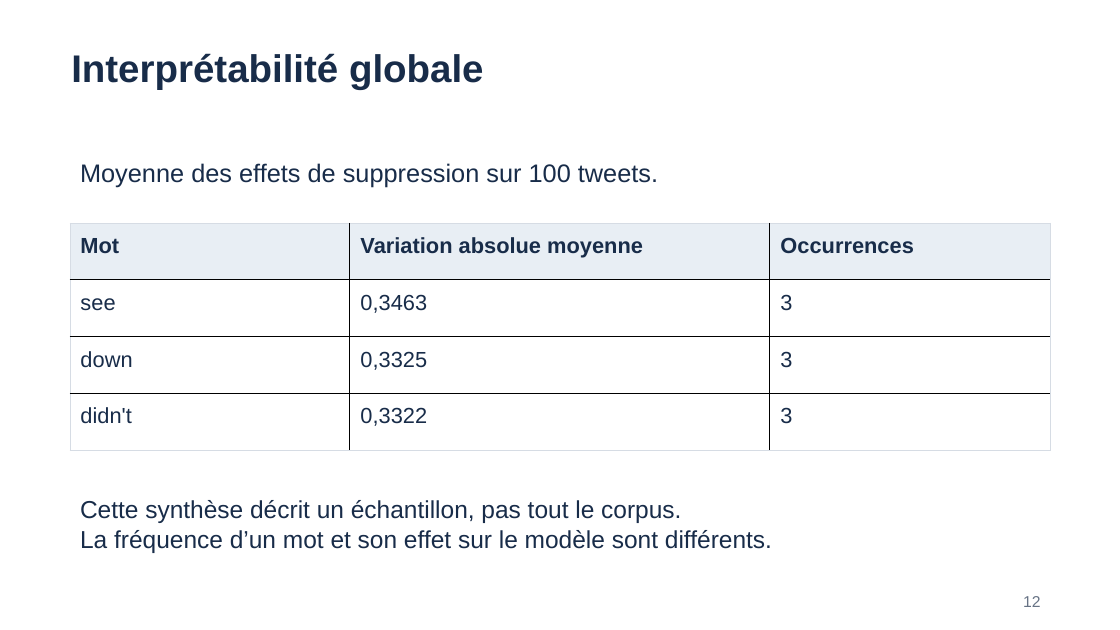
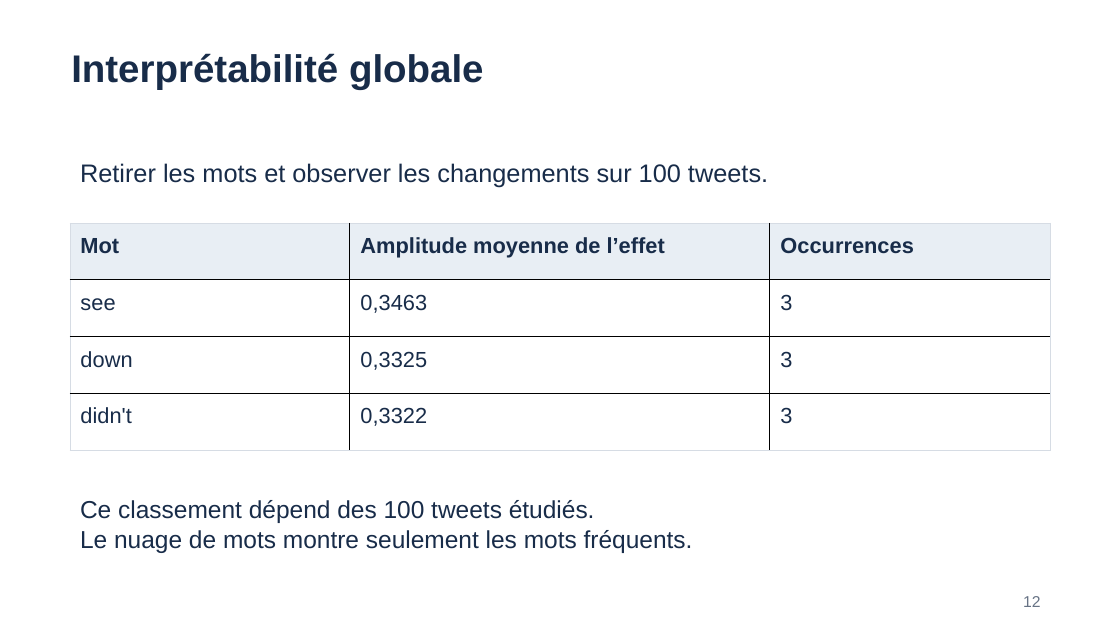
Before and after one commit to CaNaLLx/OpenClassrooms_projet_9, a slide deck: slide 12 of Livrables/CHARDON_Allan_5_presentation_082026.pptx. Drawn at 1120x630 pixels with LibreOffice and Linux fonts; fonts in the diff are those of the drawing. Boxes give left, top, right and bottom in pixels: in the first picture for what was removed or moved away, otherwise in the second. Text is boxed around its words. In the diff, an @@ line names an element or a change of style, - is before the commit and + after.

```diff
--- a/Livrables/CHARDON_Allan_5_presentation_082026.pptx
+++ b/Livrables/CHARDON_Allan_5_presentation_082026.pptx
@@ text at [80,163,768,188]: text changed @@
-Moyenne des effets de suppression sur 100 tweets.
+Retirer les mots et observer les changements sur 100 tweets.
@@ table at [70,223,1049,451] @@
-row 1, column 2: Variation absolue moyenne
+row 1, column 2: Amplitude moyenne de l’effet
@@ text at [80,500,693,553]: text changed @@
-Cette synthèse décrit un échantillon, pas tout le corpus.
-La fréquence d’un mot et son effet sur le modèle sont différents.
+Ce classement dépend des 100 tweets étudiés.
+Le nuage de mots montre seulement les mots fréquents.
```
Also in this commit, not shown: 15 other slides changed, 15 other files.
